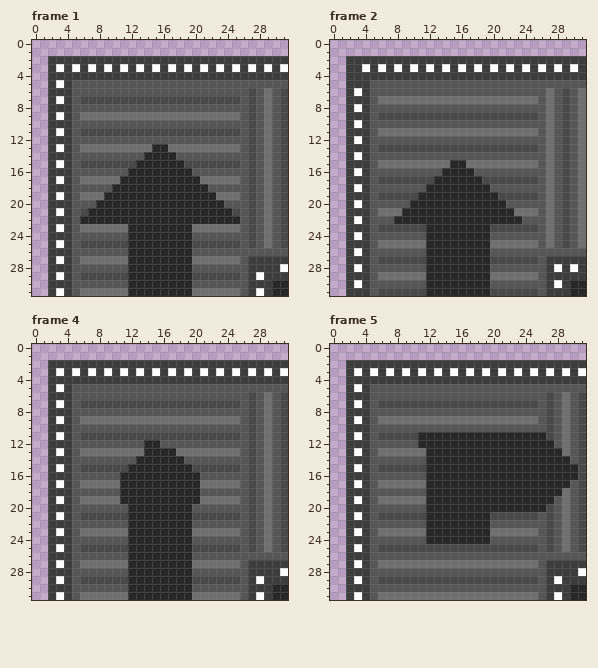
File history of a pixel-art file, Assets/Sprites/Conveyors/up right curve conv.aseprite. Above, as it was before the edit.
32x32 pixels, 11 frames. Shown: frame 1, frame 2, frame 4, frame 5. The commit also changed other frames, which this record leaves out.
After:
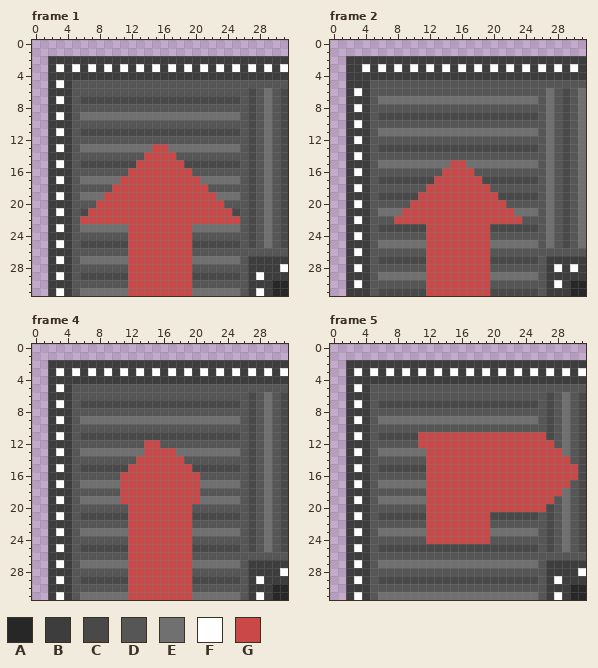
Palette (. is transparent): A #272727  B #3d3d3d  C #494949  D #565656  E #707070  F #ffffff  G #cb4848
Diff:
--- frame 1, layer "Layer 7"
@@ x 0..31 @@
 12 ..BBBDDDDDDDDDDDDDDDDDDDDDDCDEDC
-13 ..BFBDEEEEEEEEEAAEEEEEEEEEDCDEDC
-14 ..BBBDDDDDDDDDAAAADDDDDDDDDCDEDC
-15 ..BFBDCCCCCCCAAAAAACCCCCCCDCDEDC
-16 ..BBBDDDDDDDAAAAAAAADDDDDDDCDEDC
-17 ..BFBDEEEEEAAAAAAAAAAEEEEEDCDEDC
-18 ..BBBDDDDDAAAAAAAAAAAADDDDDCDEDC
-19 ..BFBDEEEAAAAAAAAAAAAAAEEEDCDEDC
-20 ..BBBDDDAAAAAAAAAAAAAAAADDDCDEDC
-21 ..BFBDCAAAAAAAAAAAAAAAAAACDCDEDC
-22 ..BBBDAAAAAAAAAAAAAAAAAAAADCDEDC
-23 ..BFBDEEEEEEAAAAAAAAEEEEEEDCDEDC
-24 ..BBBDDDDDDDAAAAAAAADDDDDDDCDEDC
-25 ..BFBDCCCCCCAAAAAAAACCCCCCDCDEDC
-26 ..BBBDDDDDDDAAAAAAAADDDDDDDDDDDD
-27 ..BFBDEEEEEEAAAAAAAAEEEEEEDBBBBB
-28 ..BBBDDDDDDDAAAAAAAADDDDDDDBBBBF
-29 ..BFBDCCCCCCAAAAAAAACCCCCCDBFBBB
-30 ..BBBDDDDDDDAAAAAAAADDDDDDDBBBAA
-31 ..BFBDEEEEEEAAAAAAAAEEEEEEDBFBAA
+13 ..BFBDEEEEEEEEEGGEEEEEEEEEDCDEDC
+14 ..BBBDDDDDDDDDGGGGDDDDDDDDDCDEDC
+15 ..BFBDCCCCCCCGGGGGGCCCCCCCDCDEDC
+16 ..BBBDDDDDDDGGGGGGGGDDDDDDDCDEDC
+17 ..BFBDEEEEEGGGGGGGGGGEEEEEDCDEDC
+18 ..BBBDDDDDGGGGGGGGGGGGDDDDDCDEDC
+19 ..BFBDEEEGGGGGGGGGGGGGGEEEDCDEDC
+20 ..BBBDDDGGGGGGGGGGGGGGGGDDDCDEDC
+21 ..BFBDCGGGGGGGGGGGGGGGGGGCDCDEDC
+22 ..BBBDGGGGGGGGGGGGGGGGGGGGDCDEDC
+23 ..BFBDEEEEEEGGGGGGGGEEEEEEDCDEDC
+24 ..BBBDDDDDDDGGGGGGGGDDDDDDDCDEDC
+25 ..BFBDCCCCCCGGGGGGGGCCCCCCDCDEDC
+26 ..BBBDDDDDDDGGGGGGGGDDDDDDDDDDDD
+27 ..BFBDEEEEEEGGGGGGGGEEEEEEDBBBBB
+28 ..BBBDDDDDDDGGGGGGGGDDDDDDDBBBBF
+29 ..BFBDCCCCCCGGGGGGGGCCCCCCDBFBBB
+30 ..BBBDDDDDDDGGGGGGGGDDDDDDDBBBAA
+31 ..BFBDEEEEEEGGGGGGGGEEEEEEDBFBAA
--- frame 2, layer "Layer 7"
@@ x 6..25 @@
 14 DDDDDDDDDDDDDDDDDDDD
-15 EEEEEEEEEAAEEEEEEEEE
-16 DDDDDDDDAAAADDDDDDDD
-17 CCCCCCCAAAAAACCCCCCC
-18 DDDDDDAAAAAAAADDDDDD
-19 CCCCCAAAAAAAAAACCCCC
-20 DDDDAAAAAAAAAAAADDDD
-21 EEEAAAAAAAAAAAAAAEEE
-22 DDAAAAAAAAAAAAAAAADD
-23 CCCCCCAAAAAAAACCCCCC
-24 DDDDDDAAAAAAAADDDDDD
-25 EEEEEEAAAAAAAAEEEEEE
-26 DDDDDDAAAAAAAADDDDDD
-27 CCCCCCAAAAAAAACCCCCC
-28 DDDDDDAAAAAAAADDDDDD
-29 EEEEEEAAAAAAAAEEEEEE
-30 DDDDDDAAAAAAAADDDDDD
-31 CCCCCCAAAAAAAACCCCCC
+15 EEEEEEEEEGGEEEEEEEEE
+16 DDDDDDDDGGGGDDDDDDDD
+17 CCCCCCCGGGGGGCCCCCCC
+18 DDDDDDGGGGGGGGDDDDDD
+19 CCCCCGGGGGGGGGGCCCCC
+20 DDDDGGGGGGGGGGGGDDDD
+21 EEEGGGGGGGGGGGGGGEEE
+22 DDGGGGGGGGGGGGGGGGDD
+23 CCCCCCGGGGGGGGCCCCCC
+24 DDDDDDGGGGGGGGDDDDDD
+25 EEEEEEGGGGGGGGEEEEEE
+26 DDDDDDGGGGGGGGDDDDDD
+27 CCCCCCGGGGGGGGCCCCCC
+28 DDDDDDGGGGGGGGDDDDDD
+29 EEEEEEGGGGGGGGEEEEEE
+30 DDDDDDGGGGGGGGDDDDDD
+31 CCCCCCGGGGGGGGCCCCCC
--- frame 4, layer "Layer 7"
@@ x 9..22 @@
 11 CCCCCCCCCCCCCC
-12 DDDDDAADDDDDDD
-13 EEEEEAAAAEEEEE
-14 DDDDAAAAAADDDD
-15 CCCAAAAAAAACCC
-16 DDAAAAAAAAAADD
-17 EEAAAAAAAAAAEE
-18 DDAAAAAAAAAADD
-19 EEAAAAAAAAAAEE
-20 DDDAAAAAAAADDD
-21 CCCAAAAAAAACCC
-22 DDDAAAAAAAADDD
-23 EEEAAAAAAAAEEE
-24 DDDAAAAAAAADDD
-25 CCCAAAAAAAACCC
-26 DDDAAAAAAAADDD
-27 EEEAAAAAAAAEEE
-28 DDDAAAAAAAADDD
-29 CCCAAAAAAAACCC
-30 DDDAAAAAAAADDD
-31 EEEAAAAAAAAEEE
+12 DDDDDGGDDDDDDD
+13 EEEEEGGGGEEEEE
+14 DDDDGGGGGGDDDD
+15 CCCGGGGGGGGCCC
+16 DDGGGGGGGGGGDD
+17 EEGGGGGGGGGGEE
+18 DDGGGGGGGGGGDD
+19 EEGGGGGGGGGGEE
+20 DDDGGGGGGGGDDD
+21 CCCGGGGGGGGCCC
+22 DDDGGGGGGGGDDD
+23 EEEGGGGGGGGEEE
+24 DDDGGGGGGGGDDD
+25 CCCGGGGGGGGCCC
+26 DDDGGGGGGGGDDD
+27 EEEGGGGGGGGEEE
+28 DDDGGGGGGGGDDD
+29 CCCGGGGGGGGCCC
+30 DDDGGGGGGGGDDD
+31 EEEGGGGGGGGEEE
--- frame 5, layer "Layer 7"
@@ x 0..31 @@
 10 ..BBBDDDDDDDDDDDDDDDDDDDDDDCDEDC
-11 ..BFBDCCCCCAAAAAAAAAAAAAAAACDEDC
-12 ..BBBDDDDDDAAAAAAAAAAAAAAAAADEDC
-13 ..BFBDEEEEEEAAAAAAAAAAAAAAAAAEDC
-14 ..BBBDDDDDDDAAAAAAAAAAAAAAAAAADC
-15 ..BFBDCCCCCCAAAAAAAAAAAAAAAAAAAC
-16 ..BBBDDDDDDDAAAAAAAAAAAAAAAAAAAC
-17 ..BFBDEEEEEEAAAAAAAAAAAAAAAAAADC
-18 ..BBBDDDDDDDAAAAAAAAAAAAAAAAAEDC
-19 ..BFBDEEEEEEAAAAAAAAAAAAAAAADEDC
-20 ..BBBDDDDDDDAAAAAAAAAAAAAAACDEDC
-21 ..BFBDCCCCCCAAAAAAAACCCCCCDCDEDC
-22 ..BBBDDDDDDDAAAAAAAADDDDDDDCDEDC
-23 ..BFBDEEEEEEAAAAAAAAEEEEEEDCDEDC
-24 ..BBBDDDDDDDAAAAAAAADDDDDDDCDEDC
+11 ..BFBDCCCCCGGGGGGGGGGGGGGGGCDEDC
+12 ..BBBDDDDDDGGGGGGGGGGGGGGGGGDEDC
+13 ..BFBDEEEEEEGGGGGGGGGGGGGGGGGEDC
+14 ..BBBDDDDDDDGGGGGGGGGGGGGGGGGGDC
+15 ..BFBDCCCCCCGGGGGGGGGGGGGGGGGGGC
+16 ..BBBDDDDDDDGGGGGGGGGGGGGGGGGGGC
+17 ..BFBDEEEEEEGGGGGGGGGGGGGGGGGGDC
+18 ..BBBDDDDDDDGGGGGGGGGGGGGGGGGEDC
+19 ..BFBDEEEEEEGGGGGGGGGGGGGGGGDEDC
+20 ..BBBDDDDDDDGGGGGGGGGGGGGGGCDEDC
+21 ..BFBDCCCCCCGGGGGGGGCCCCCCDCDEDC
+22 ..BBBDDDDDDDGGGGGGGGDDDDDDDCDEDC
+23 ..BFBDEEEEEEGGGGGGGGEEEEEEDCDEDC
+24 ..BBBDDDDDDDGGGGGGGGDDDDDDDCDEDC
 25 ..BFBDCCCCCCCCCCCCCCCCCCCCDCDEDC
Boxes around the changes in both pictures, in picture pixels (x1, y1, x2, y2):
changed: (80, 144, 240, 296)
changed: (394, 160, 522, 296)
changed: (120, 440, 200, 600)
changed: (418, 432, 578, 544)
